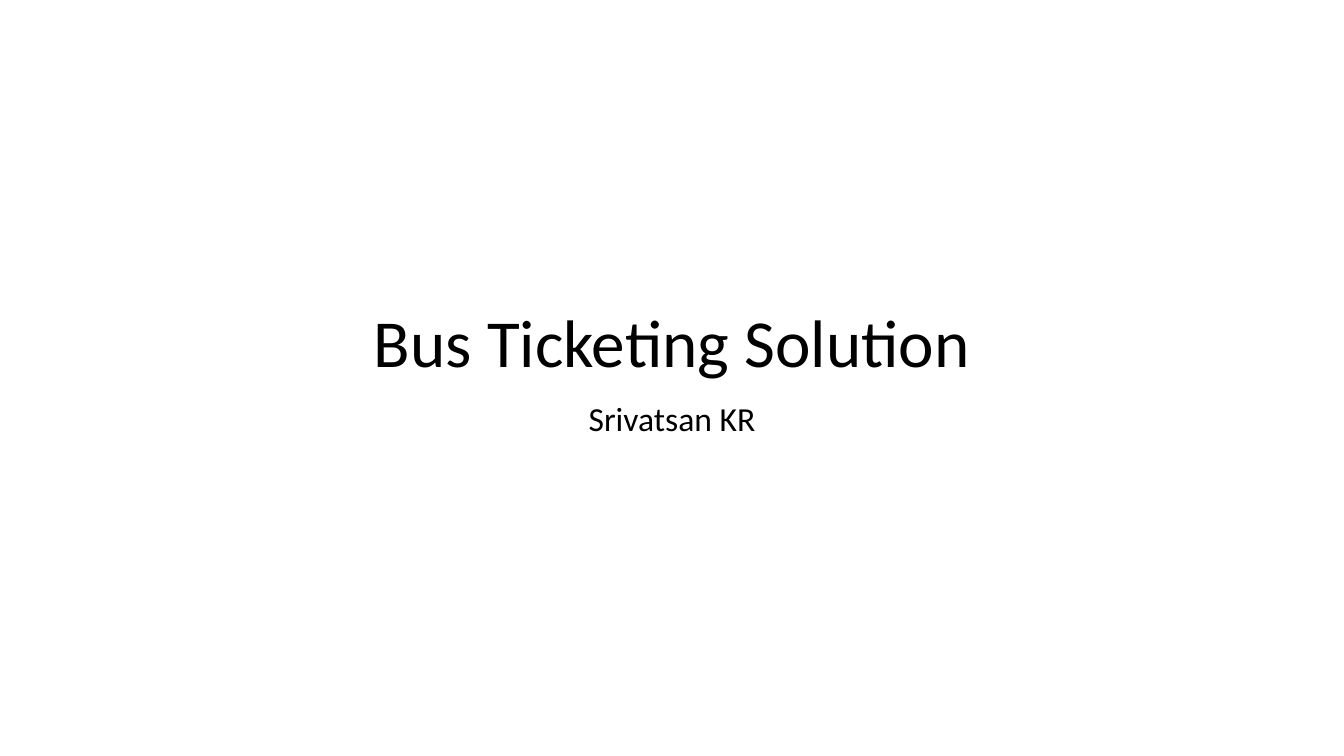
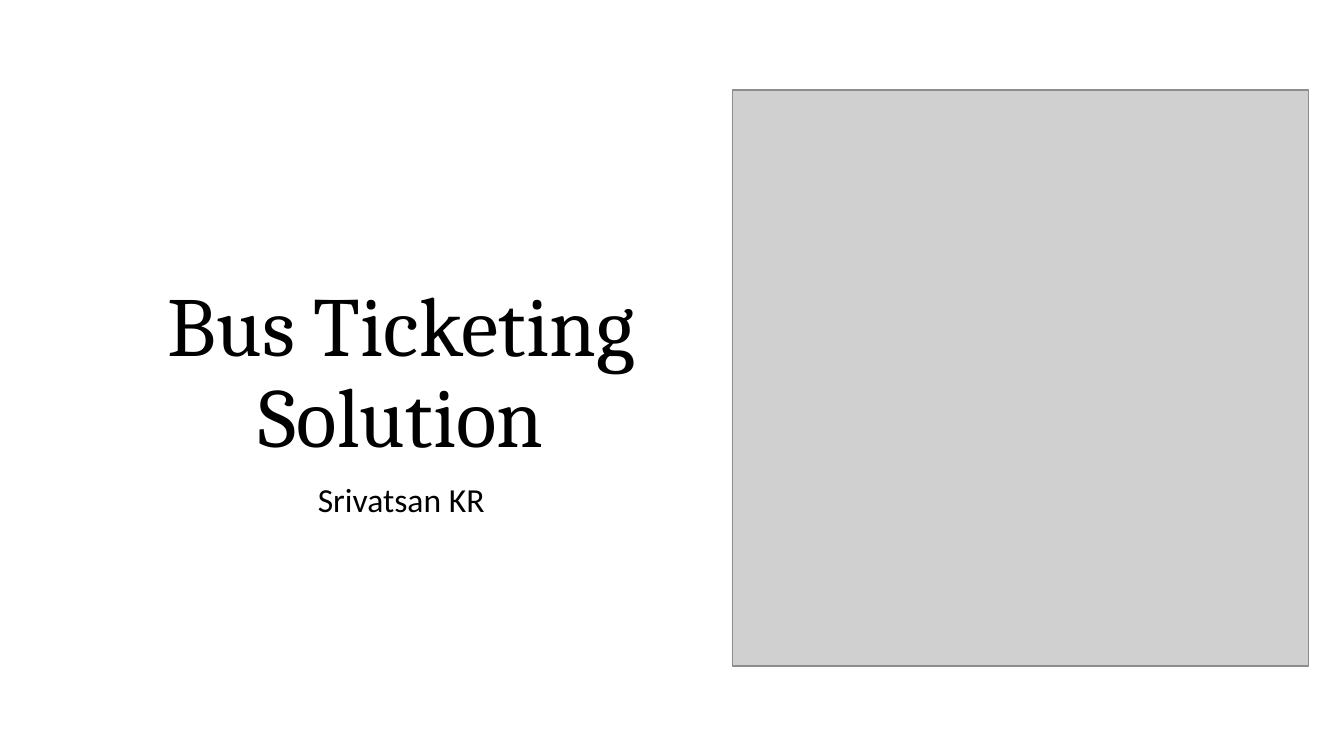
Before and after one commit to srivatsankr/AXDemo, a slide deck: slide 1 of SolutionPresentation/BusTicketingSolution.pptx. Drawn at 1344x756 pixels with LibreOffice and Linux fonts; fonts in the diff are those of the drawing; grey boxes stand for pictures. Boxes give left, top, right and bottom in pixels: in the first picture for what was removed or moved away, otherwise in the second. Text is boxed around its words. In the diff, an @@ line names an element or a change of style, - is before the commit and + after.

```diff
--- a/SolutionPresentation/BusTicketingSolution.pptx
+++ b/SolutionPresentation/BusTicketingSolution.pptx
@@ picture added at (732,90,1308,665) @@
@@ title "Bus Ticketing Solution": place and size @@
-title "Bus Ticketing Solution" at (374,320,969,379)
+title "Bus Ticketing Solution" at (168,297,635,448)
@@ title "Bus Ticketing Solution" at (168,297,635,448): size 48 to 60 pt, font Calibri to Cambria; vertical alignment bottom to middle @@
@@ subtitle "Srivatsan KR": place and size @@
-subtitle "Srivatsan KR" at (589,408,756,432)
+subtitle "Srivatsan KR" at (318,489,485,513)
@@ subtitle "Srivatsan KR" at (318,489,485,513): line spacing 0.9 to 0.8 @@
```
Also in this commit, not shown: 14 other slides changed, 1 slide added, 1 slide removed.
